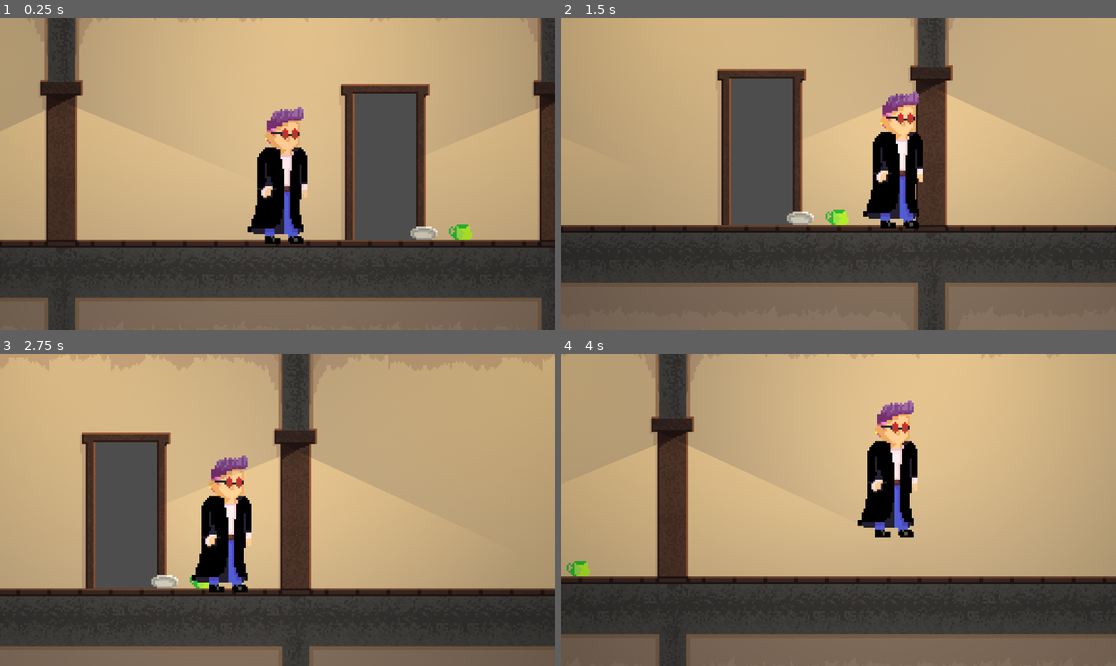
Above: before the commit, frames 1-4 (two rows, left to right).
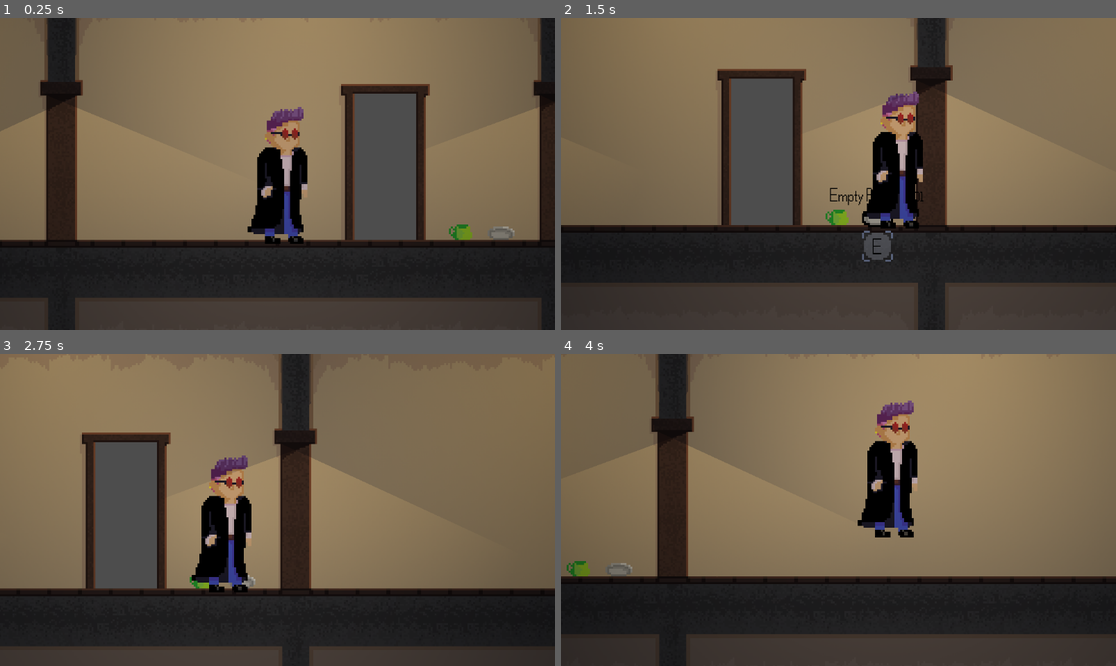
Above: after the commit, the same moments.

Repository: AlfieLeFluffy/bc_project
Game: Godot game, scene res://scenes/levels/test_level.tscn
The game is run twice, just before and just after one commit, with the same random seed, the same clock (stepped at 60 frames per second) and the same inputs.
Inputs (mouse positions are in pixels of both pictures, inside the frame that each line leads up to):
- Up to frame 1 (0.25 s): no input
- Up to frame 2 (1.5 s): tap Enter (ui_accept) at 0.5, 0.77 s; move the mouse to (982, 233) at 0.52 s; hold E (interact, bound only after the commit) 0.53-1.28 s; hold Right (ui_right) from 0.53 s (still down); move the mouse to (877, 220) at 1.27 s; tap E (interact, bound only after the commit) at 1.35 s
- Up to frame 3 (2.75 s): tap Enter (ui_accept) at 1.52 s; move the mouse to (333, 441) at 2.02 s; release Right (ui_right) at 2.03 s; hold Left (ui_left) from 2.03 s (still down); hold E (interact, bound only after the commit) from 2.03 s (still down)
- Up to frame 4 (4 s): move the mouse to (810, 572) at 2.77 s; release Left (ui_left) at 2.78 s; release E (interact, bound only after the commit) at 2.78 s; hold Right (ui_right) from 2.78 s (still down); tap E (interact, bound only after the commit) at 2.85 s; tap Enter (ui_accept) at 3.02, 3.77 s; move the mouse to (1005, 556) at 3.52 s; hold E (interact, bound only after the commit) from 3.53 s (still down)

The runs differ from the first frame. In frame 1, 80% of the frame differs, in the area x 0-100%, y 0-100%; in frame 2, 82%; in frame 3, 82%; in frame 4, 89%.

Commit message:
Added interactable doors (walls) and minor changes
Added interactable doors that can teleport the player into different room and floor
Slightly reworked the interactable item hover UI

Diff:
--- a/bc_project/project.godot
+++ b/bc_project/project.godot
@@ -49,6 +49,11 @@
 , Object(InputEventKey,"resource_local_to_scene":false,"resource_name":"","device":-1,"window_id":0,"alt_pressed":false …(183 unchanged characters)…
 ]
 }
+interact={
+"deadzone": 0.5,
+"events": [Object(InputEventKey,"resource_local_to_scene":false,"resource_name":"","device":-1,"window_id":0,"alt_pressed":false,"shift_pressed":false,"ctrl_pressed":false,"meta_pressed":false,"pressed":false,"keycode":0,"physical_keycode":69,"key_label":0,"unicode":101,"location":0,"echo":false,"script":null)
+]
+}
 
 [rendering]
 
--- /dev/null
+++ b/bc_project/scenes/interactive/door_teleport.tscn
@@ -0,0 +1,36 @@
+[gd_scene load_steps=5 format=3 uid="uid://djvvnkxb30bc5"]
+
+[ext_resource type="Script" path="res://scripts/door_teleport.gd" id="1_8kbf8"]
+[ext_resource type="Texture2D" uid="uid://dw6giryxdou1o" path="res://textures/interactiveLabelKey.png" id="2_wd7gp"]
+[ext_resource type="FontFile" uid="uid://08ws45e5yv6x" path="res://fonts/test_font.otf" id="3_akmt3"]
+
+[sub_resource type="RectangleShape2D" id="RectangleShape2D_1155p"]
+size = Vector2(47, 82)
+
+[node name="door_teleport" type="Area2D"]
+script = ExtResource("1_8kbf8")
+metadata/EnterNodeName = "player"
+metadata/TeleportPosition = Vector2(0, 0)
+
+[node name="CollisionShape2D" type="CollisionShape2D" parent="."]
+shape = SubResource("RectangleShape2D_1155p")
+
+[node name="InteractKeyBG" type="Sprite2D" parent="."]
+visible = false
+position = Vector2(0, -53)
+texture = ExtResource("2_wd7gp")
+
+[node name="Label" type="Label" parent="InteractKeyBG"]
+offset_left = -8.0
+offset_top = -6.0
+offset_right = 8.0
+offset_bottom = 8.0
+theme_override_colors/font_color = Color(0, 0, 0, 1)
+theme_override_fonts/font = ExtResource("3_akmt3")
+theme_override_font_sizes/font_size = 12
+text = "_"
+horizontal_alignment = 1
+vertical_alignment = 1
+
+[connection signal="body_entered" from="." to="." method="_on_body_entered"]
+[connection signal="body_exited" from="." to="." method="_on_body_exited"]
--- a/bc_project/scenes/items/empty_plate.tscn
+++ b/bc_project/scenes/items/empty_plate.tscn
@@ -14,7 +14,7 @@
 metadata/Name = "Empty Plate"
 metadata/Timeline = "001"
 
-[node name="Sprite2D" parent="." index="1"]
+[node name="Sprite2D" parent="." index="3"]
 material = SubResource("ShaderMaterial_kgx3u")
 position = Vector2(0, -3)
 texture = ExtResource("2_qpsot")
--- a/bc_project/scenes/items/interactable_base.tscn
+++ b/bc_project/scenes/items/interactable_base.tscn
@@ -1,8 +1,9 @@
-[gd_scene load_steps=6 format=3 uid="uid://b6sidrweg1p0"]
+[gd_scene load_steps=7 format=3 uid="uid://b6sidrweg1p0"]
 
 [ext_resource type="Script" path="res://scripts/mouseInteractable.gd" id="1_l1cyg"]
 [ext_resource type="Shader" path="res://shaders/outline_shader.gdshader" id="2_5kqll"]
 [ext_resource type="FontFile" uid="uid://08ws45e5yv6x" path="res://fonts/test_font.otf" id="2_jet7m"]
+[ext_resource type="Texture2D" uid="uid://dw6giryxdou1o" path="res://textures/interactiveLabelKey.png" id="2_upsib"]
 
 [sub_resource type="RectangleShape2D" id="RectangleShape2D_356m4"]
 size = Vector2(18, 12)
@@ -18,24 +19,39 @@
 metadata/Name = "Interactable Object"
 metadata/Timeline = "000"
 metadata/Type = "Interactable"
+metadata/PlayerNodeName = "player"
 
-[node name="CollisionShape2D" type="CollisionShape2D" parent="."]
-shape = SubResource("RectangleShape2D_356m4")
+[node name="InteractKeyBG" type="Sprite2D" parent="."]
+visible = false
+position = Vector2(0, 15)
+texture = ExtResource("2_upsib")
 
-[node name="Sprite2D" type="Sprite2D" parent="."]
-material = SubResource("ShaderMaterial_6bx2x")
+[node name="Label" type="Label" parent="InteractKeyBG"]
+offset_left = -8.0
+offset_top = -6.0
+offset_right = 8.0
+offset_bottom = 8.0
+theme_override_colors/font_color = Color(0, 0, 0, 1)
+theme_override_fonts/font = ExtResource("2_jet7m")
+theme_override_font_sizes/font_size = 12
+text = "_"
+horizontal_alignment = 1
+vertical_alignment = 1
 
-[node name="Label" type="Label" parent="."]
+[node name="LabelBG" type="Sprite2D" parent="."]
 visible = false
+position = Vector2(0, -11)
+
+[node name="Label" type="Label" parent="LabelBG"]
 anchors_preset = 8
 anchor_left = 0.5
 anchor_top = 0.5
 anchor_right = 0.5
 anchor_bottom = 0.5
-offset_left = -34.0
-offset_top = -14.0
-offset_right = 34.0
-offset_bottom = -6.0
+offset_left = -34.5
+offset_top = -5.5
+offset_right = 33.5
+offset_bottom = 4.5
 grow_horizontal = 2
 grow_vertical = 2
 size_flags_horizontal = 3
@@ -46,5 +62,11 @@
 horizontal_alignment = 1
 vertical_alignment = 1
 
+[node name="CollisionShape2D" type="CollisionShape2D" parent="."]
+shape = SubResource("RectangleShape2D_356m4")
+
+[node name="Sprite2D" type="Sprite2D" parent="."]
+material = SubResource("ShaderMaterial_6bx2x")
+
 [connection signal="mouse_entered" from="." to="." method="_on_mouse_entered"]
 [connection signal="mouse_exited" from="." to="." method="_on_mouse_exited"]
--- a/bc_project/scenes/items/thick_mug.tscn
+++ b/bc_project/scenes/items/thick_mug.tscn
@@ -14,6 +14,6 @@
 metadata/Name = "Thick Mug"
 metadata/Timeline = "001"
 
-[node name="Sprite2D" parent="." index="1"]
+[node name="Sprite2D" parent="." index="3"]
 material = SubResource("ShaderMaterial_tc88j")
 texture = ExtResource("2_k4yty")
--- a/bc_project/scenes/levels/test_level.tscn
+++ b/bc_project/scenes/levels/test_level.tscn
@@ -1,8 +1,9 @@
-[gd_scene load_steps=46 format=3 uid="uid://brbrdb6ngc2es"]
+[gd_scene load_steps=47 format=3 uid="uid://brbrdb6ngc2es"]
 
 [ext_resource type="Texture2D" uid="uid://f5ht0q2x8m04" path="res://textures/flatTileset-Sheet.png" id="1_n5x54"]
 [ext_resource type="PackedScene" uid="uid://ddrrl1gryxkup" path="res://scenes/characters/player.tscn" id="1_wpgi4"]
 [ext_resource type="Script" path="res://scripts/cameraMovement.gd" id="3_em044"]
+[ext_resource type="PackedScene" uid="uid://djvvnkxb30bc5" path="res://scenes/interactive/door_teleport.tscn" id="4_fheky"]
 [ext_resource type="PackedScene" uid="uid://chgj487p1bpqi" path="res://scenes/items/empty_plate.tscn" id="4_w2p71"]
 [ext_resource type="PackedScene" uid="uid://c4x1ywanodayi" path="res://scenes/items/thick_mug.tscn" id="5_hqxr4"]
 [ext_resource type="PackedScene" uid="uid://75l81bk5wreu" path="res://scenes/lamps/ceiling_lamp.tscn" id="6_g4tah"]
@@ -275,11 +276,19 @@
 
 [node name="InteractableObjects" type="Node2D" parent="."]
 
-[node name="EmptyPlate" parent="InteractableObjects" instance=ExtResource("4_w2p71")]
-position = Vector2(236, 140)
-
-[node name="ThickMug" parent="InteractableObjects" instance=ExtResource("5_hqxr4")]
+[node name="empty_plate" parent="InteractableObjects" instance=ExtResource("4_w2p71")]
+position = Vector2(276, 140)
+
+[node name="thick_mug" parent="InteractableObjects" instance=ExtResource("5_hqxr4")]
 position = Vector2(255, 140)
+
+[node name="door_teleport" parent="InteractableObjects" instance=ExtResource("4_fheky")]
+position = Vector2(216, 104)
+metadata/TeleportPosition = Vector2(136, -73)
+
+[node name="door_teleport2" parent="InteractableObjects" instance=ExtResource("4_fheky")]
+position = Vector2(136, -73)
+metadata/TeleportPosition = Vector2(216, 104)
 
 [node name="player" parent="." instance=ExtResource("1_wpgi4")]
 position = Vector2(160, 109)
@@ -293,13 +302,13 @@
 position_smoothing_speed = 3.0
 
 [node name="CanvasModulate" type="CanvasModulate" parent="."]
-color = Color(0.5, 0.5, 0.5, 1)
+color = Color(0.1738, 0.18381, 0.22, 1)
 
 [node name="ceiling_lamp" parent="CanvasModulate" instance=ExtResource("6_g4tah")]
 position = Vector2(176, 0)
 
 [node name="ceiling_lamp2" parent="CanvasModulate" instance=ExtResource("6_g4tah")]
-position = Vector2(446, 0)
+position = Vector2(454, 3)
 
 [node name="ceiling_lamp3" parent="CanvasModulate" instance=ExtResource("6_g4tah")]
 position = Vector2(-94, 0)
--- /dev/null
+++ b/bc_project/scripts/door_teleport.gd
@@ -0,0 +1,40 @@
+extends Area2D
+
+var interactiveLabelBG
+var keyLabel
+var playerInReach
+var player
+
+# Called when the node enters the scene tree for the first time.
+func _ready() -> void:
+	playerInReach = 0
+	interactiveLabelBG = get_node("InteractKeyBG")
+	keyLabel = get_node("InteractKeyBG/Label")
+	keyLabel.text = InputMap.action_get_events("interact")[0].as_text()[0].to_upper()
+	interactiveLabelBG.visible = 0
+	pass # Replace with function body.
+
+
+# Called every frame. 'delta' is the elapsed time since the previous frame.
+func _process(delta: float) -> void:
+	pass
+
+func _input(event: InputEvent) -> void:
+	if event.is_action_pressed("interact") and playerInReach:
+		player.visible = 0
+		await get_tree().create_timer(0.1).timeout
+		player.position = get_meta("TeleportPosition")
+		player.visible = 1
+
+
+func _on_body_entered(body: Node2D) -> void:
+	if body.name == get_meta("EnterNodeName"):
+		player = body
+		playerInReach = 1
+		interactiveLabelBG.visible = 1
+
+
+func _on_body_exited(body: Node2D) -> void:
+	if body.name == get_meta("EnterNodeName"):
+		playerInReach = 0
+		interactiveLabelBG.visible = 0
--- a/bc_project/scripts/mouseInteractable.gd
+++ b/bc_project/scripts/mouseInteractable.gd
@@ -1,16 +1,24 @@
 extends Node2D
 
 var SpritePtr
-var LabelPtr
+var LabelBG
 var Parent
+var Player
+
+var InteractKeyBG
+var keyLabel
 
 
 # Called when the node enters the scene tree for the first time.
 func _ready() -> void:
+
+	InteractKeyBG = get_node("InteractKeyBG")
+	keyLabel = get_node("InteractKeyBG/Label")
 	SpritePtr = get_node("Sprite2D")
-	LabelPtr = get_node("Label")
+	LabelBG = get_node("LabelBG")
 
-	LabelPtr.text = get_meta("Name") + " - " + get_meta("Timeline")
+	LabelBG.get_node("Label").text = get_meta("Name") + " - " + get_meta("Timeline")
+	keyLabel.text = InputMap.action_get_events("interact")[0].as_text()[0].to_upper()
 
 
 	pass # Replace with function body.
@@ -22,11 +30,13 @@
 
 func _on_mouse_entered() -> void:
 	SpritePtr.material.set("shader_parameter/line_thickness",1)
-	LabelPtr.visible = 1
+	LabelBG.visible = 1
+	InteractKeyBG.visible = 1
 	pass # Replace with function body.
 
 
 func _on_mouse_exited() -> void:
 	SpritePtr.material.set("shader_parameter/line_thickness",0)
-	LabelPtr.visible = 0
+	LabelBG.visible = 0
+	InteractKeyBG.visible = 0
 	pass # Replace with function body.
Binary file added: bc_project/textures/interactiveLabelKey.png
Not shown, added: bc_project/textures/interactiveLabelKey.png.import
